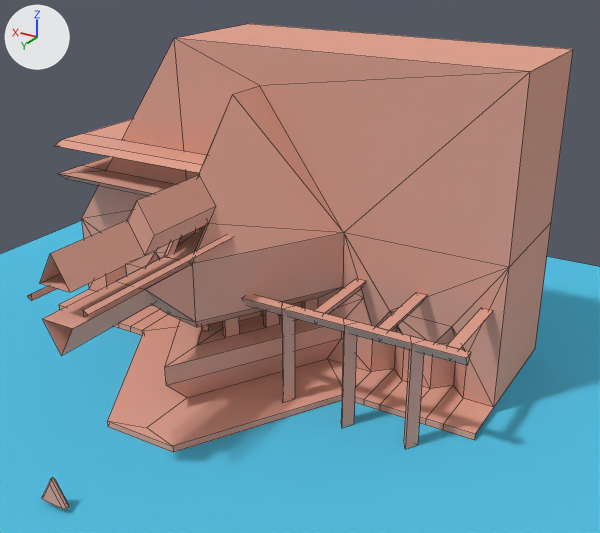
The Blender file assets/lvl/Moros.blend: old version first, new version second.
The view is the same before and after, from a 50 mm lens placed at (-69.8, 97.5, 68.5), pointed at (-12.4, 1.8, 20.7). Lighting does not change. The marker at upper left points along +X, +Y and +Z. Mesh edges are drawn as thin lines.
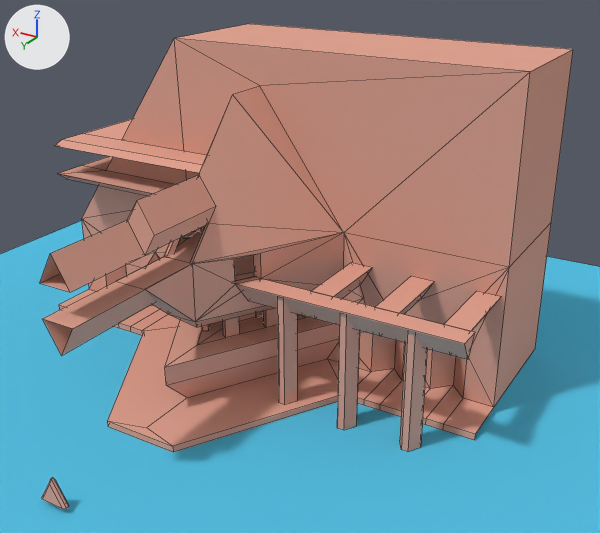
Changed parts and their boxes (x1, y1, x2, y2) in the pictures (600 x 533 px):
'Cube', reshaped
    before: (27, 24, 573, 453)
    after: (40, 24, 573, 453)
part 1 of me_cube, rebuilt (35% wider, 12% taller)
    before: (341, 326, 357, 428)
    after: (337, 316, 359, 430)
part 2 of me_cube, rebuilt (33% wider, 13% taller)
    before: (404, 345, 424, 449)
    after: (400, 334, 427, 452)
part 3 of me_cube, rebuilt (50% wider, 13% taller)
    before: (282, 310, 295, 402)
    after: (277, 300, 297, 404)
part 4 of me_cube, deleted (beige)
    before: (313, 278, 366, 314)
part 5 of me_cube, deleted
    before: (27, 286, 57, 301)
part 6 of me_cube, deleted (beige)
    before: (378, 292, 427, 331)
part 7 of me_cube, deleted (brown)
    before: (83, 236, 233, 317)
part 8 of me_cube, deleted (beige)
    before: (447, 308, 494, 349)
part 9 of me_cube, built on
    before: (195, 226, 471, 366)
    after: (178, 226, 501, 360)

The change, as a diff of the scene's bpy script:
```diff
--- a/assets/lvl/Moros.blend.py
+++ b/assets/lvl/Moros.blend.py
@@ me_cube @@
 # used by ob_cube; location = (0.0, 0.0, 0.0)
-me_cube.from_pydata(...)  # 314 vertices, 266 faces, 2 loose edges; spans x -40.4..40.4, y -28.0..36.9, z 0.0..50.0
+me_cube.from_pydata(...)  # 468 vertices, 418 faces, 2 loose edges; spans x -40.4..40.4, y -28.0..36.9, z 0.0..50.0
+# me_cube part 1: the loose piece of 6 vertices spanning x -24.0..-21.9, y 6.0..7.8, z 0.0..16.5 is rebuilt with 12 vertices and now spans x -24.6..-21.4, y 5.4..8.2, z 0.0..18.5
+# me_cube part 2: the loose piece of 6 vertices spanning x -34.0..-31.9, y 6.0..7.8, z 0.0..16.5 is rebuilt with 12 vertices and now spans x -34.6..-31.4, y 5.4..8.2, z 0.0..18.5
+# me_cube part 3: the loose piece of 6 vertices spanning x -14.0..-11.9, y 6.0..7.8, z 1.0..16.5 is rebuilt with 12 vertices and now spans x -14.6..-11.4, y 5.4..8.2, z 1.0..18.5
+# me_cube part 4: the loose piece of 6 vertices spanning x -18.9..-17.1, y -7.1..6.9, z 14.9..16.5 is deleted
+# me_cube part 5: the loose piece of 6 vertices spanning x 4.2..5.0, y 7.6..36.6, z 25.3..26.2 is deleted
+# me_cube part 6: the loose piece of 6 vertices spanning x -28.9..-27.1, y -7.1..6.9, z 14.9..16.5 is deleted
+# me_cube part 7: the loose piece of 6 vertices spanning x -5.0..-4.3, y 7.6..36.6, z 25.3..26.2 is deleted
+# me_cube part 8: the loose piece of 6 vertices spanning x -38.9..-37.1, y -7.1..6.9, z 14.9..16.5 is deleted
+# me_cube part 9: 10 vertices moved from x -8.4..8.4, y -5.6..6.4, z 11.5 to x -8.4..8.4, y -5.6..6.4, z 12.3; 14 vertices removed from x -40.4..9.2, y -7.1..7.8, z 8.5..25.0; 180 vertices added at x -40.4..13.7, y -26.1..13.5, z 8.5..25.7
 me_cube.materials.append(mat_accessible)
```
